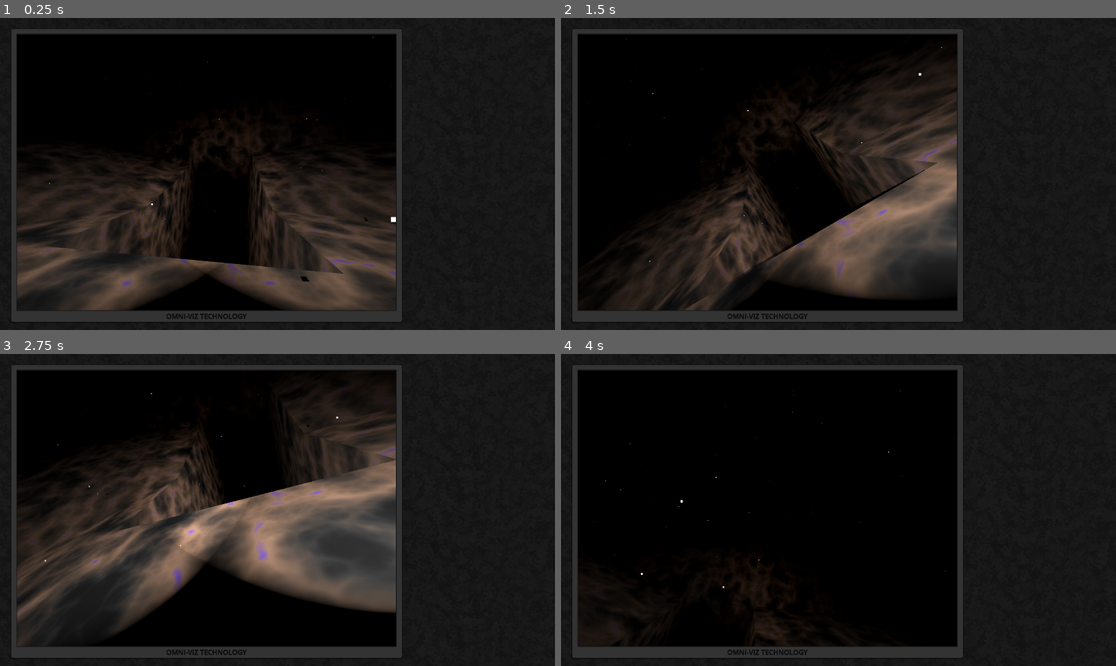
Above: before the commit, frames 1-4 (two rows, left to right).
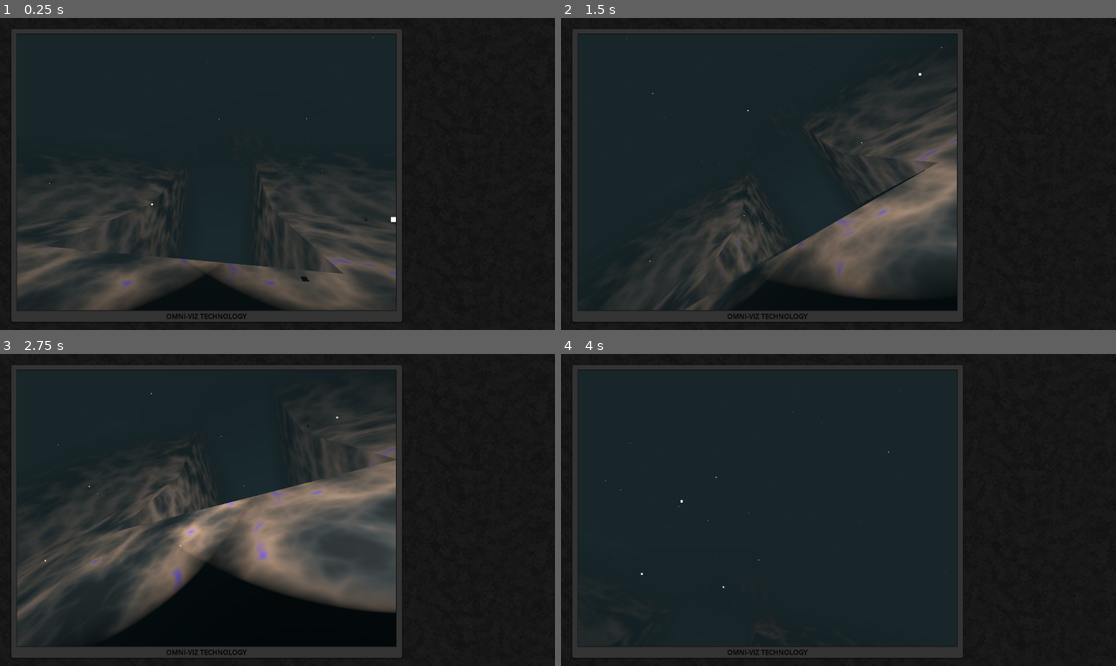
Above: after the commit, the same moments.

Repository: AlnisS/mines-of-enceladus
Game: Godot game, scene res://main.tscn
Two runs of this game, one before a commit and one after it. Both use one fixed random seed, a clock stepped at 60 frames per second and the inputs below.
Inputs:
- Up to frame 1 (0.25 s): no input
- Up to frame 2 (1.5 s): hold E (rov_roll_right) 0.53-1.28 s; hold Shift (rov_translate_sprint) 0.53-1.28 s; hold W (rov_pitch_down) from 1.28 s (still down); tap Shift (rov_translate_sprint) at 1.35 s
- Up to frame 3 (2.75 s): release W (rov_pitch_down) at 2.03 s; hold E (rov_roll_right) from 2.03 s (still down); hold Shift (rov_translate_sprint) from 2.03 s (still down)
- Up to frame 4 (4 s): release E (rov_roll_right) at 2.78 s; release Shift (rov_translate_sprint) at 2.78 s; hold S (rov_pitch_up) 2.78-3.53 s; tap Shift (rov_translate_sprint) at 2.85 s; hold Q (rov_roll_left) from 3.53 s (still down); hold Shift (rov_translate_sprint) from 3.53 s (still down)

The runs differ from the first frame. In frame 1, 35% of the frame differs, in the area x 3-72%, y 5-80%; in frame 2, 34%; in frame 3, 20%; in frame 4, 60%, in the area x 3-72%, y 5-94%.

Commit message:
Make it foggy

Diff:
--- a/main.tscn
+++ b/main.tscn
@@ -89,6 +89,10 @@
 ambient_light_source = 2
 ambient_light_color = Color(1, 1, 1, 1)
 ambient_light_energy = 0.0
+fog_enabled = true
+fog_light_color = Color(0.10766358, 0.16795126, 0.18567947, 1)
+fog_density = 0.2351
+fog_sky_affect = 0.8
 
 [node name="Main" type="Node3D"]
 script = ExtResource("1_ig7tw")
@@ -168,6 +172,7 @@
 
 [node name="Camera3D" type="Camera3D" parent="AspectRatioContainer/MarginContainer/SubViewportContainer/SubViewport/ROV"]
 transform = Transform3D(1, 0, 0, 0, 1, 0, 0, 0, 1, 0, 0, -0.2)
+far = 20.0
 
 [node name="SpotLight3D" type="SpotLight3D" parent="AspectRatioContainer/MarginContainer/SubViewportContainer/SubViewport/ROV"]
 transform = Transform3D(0.96592575, 0.044943463, -0.25488696, -0.022557562, 0.99567896, 0.09008043, 0.25783417, -0.0812614, 0.96276575, 0.3, 0.1, -0.3)
